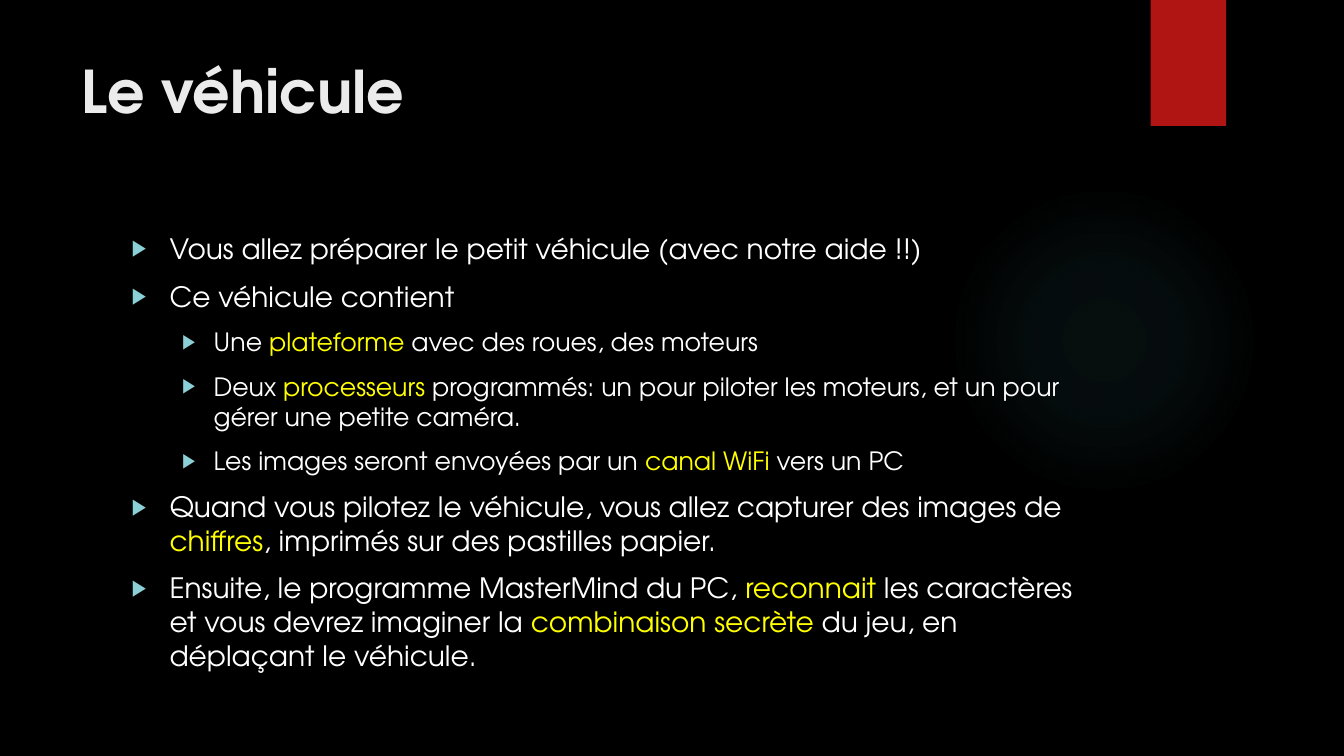
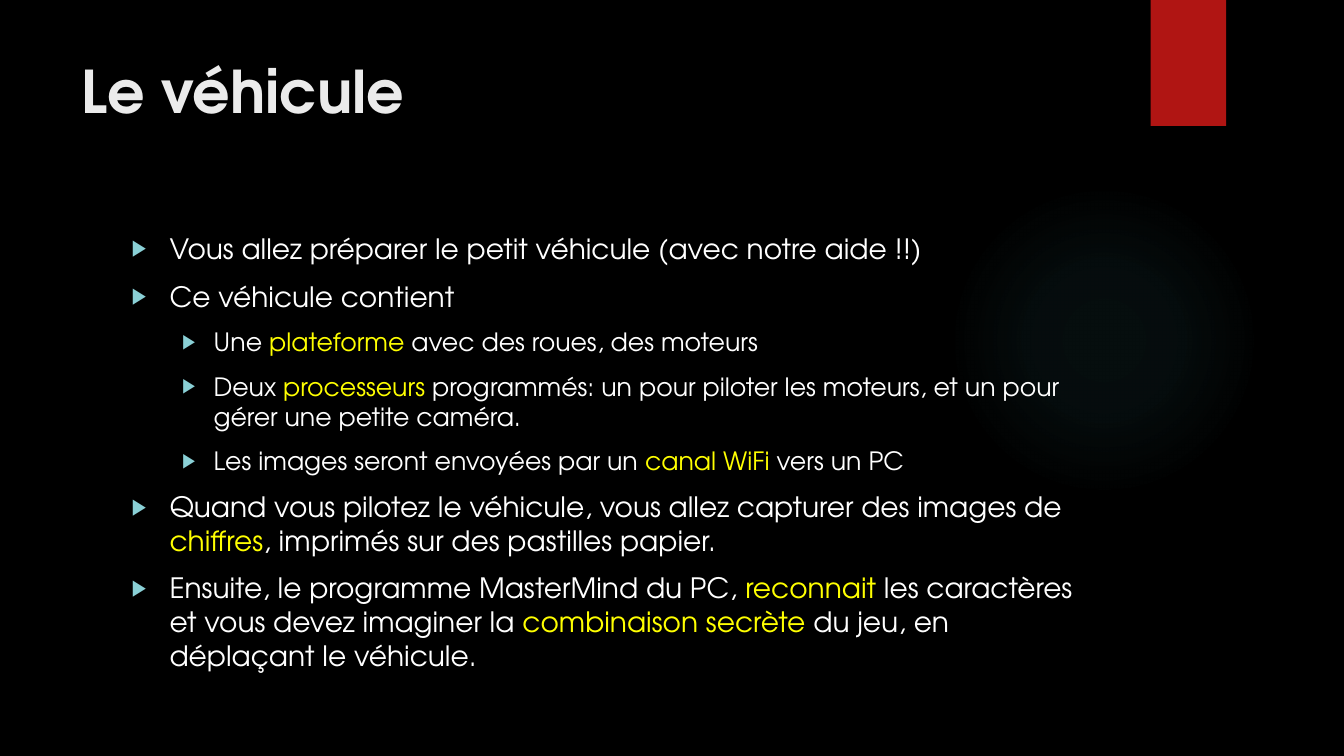
Before and after one commit to anumby-source/AnumbyMasterMind, a slide deck: slide 5 of Présentation/Presentation.pptx. Drawn at 1344x756 pixels with LibreOffice and Linux fonts; fonts in the diff are those of the drawing; background and template pictures are left out. Boxes give left, top, right and bottom in pixels: in the first picture for what was removed or moved away, otherwise in the second. Text is boxed around its words. In the diff, an @@ line names an element or a change of style, - is before the commit and + after.

```diff
--- a/Présentation/Presentation.pptx
+++ b/Présentation/Presentation.pptx
@@ text at [170, 576, 1072, 673]: text changed @@
-▶ Ensuite, le programme MasterMind du PC, reconnait les caractères et vous devrez imaginer la combinaison secrète du jeu, en déplaçant le véhicule.
+▶ Ensuite, le programme MasterMind du PC, reconnait les caractères et vous devez imaginer la combinaison secrète du jeu, en déplaçant le véhicule.
```
Also in this commit, not shown: 10 other slides changed, 1 other file.
